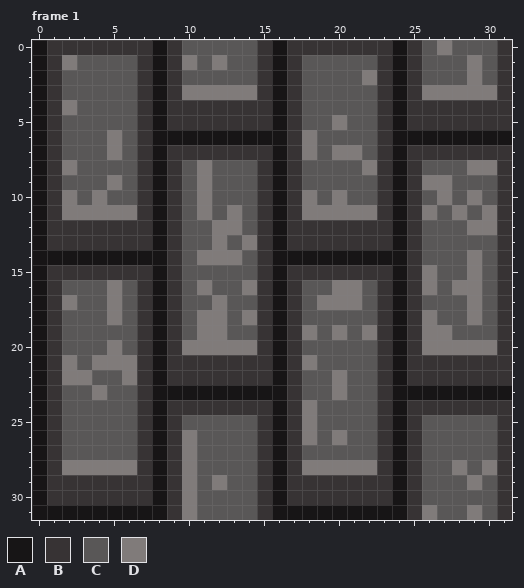
Pixel-art file: Assets/Sprites/Aseprite/Floor.aseprite. The picture above was drawn from the file before the commit.
32x32 pixels, 5 frames. Colours within 5 levels of each other are drawn and written as one. Shown: frame 1. The commit also changed other frames, which this record leaves out.
Palette (. is transparent): A #171516  B #373334  C #595757  D #807b7a
Once edited:
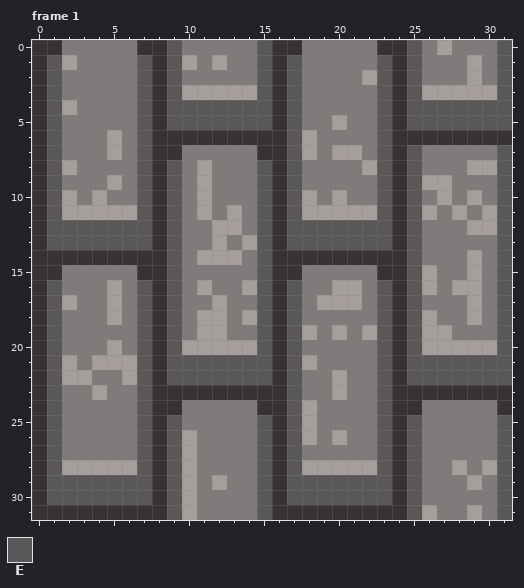
Colours new in this view: E #595757
Diff:
Colour C changes from #595757 to #807b7a.
Colour D changes from #807b7a to #a69e9a.
Frame 1:
Colour B replaces colour A in rows 0 to 5 at x 0, 8, 16 and 24; in row 6 at x 0, 8 to 16 and 24 to 31; in rows 7 to 13 at x 0, 8, 16 and 24; in row 14 at x 0 to 8 and 16 to 24; in rows 15 to 22 at x 0, 8, 16 and 24; in row 23 at x 0, 8 to 16 and 24 to 31.
Colour B replaces colour A in rows 24 to 30 at x 0, 8, 16 and 24; in row 31 at x 0 to 8 and 16 to 24.
Colour C replaces colour B in row 0 at x 2 to 6 and 18 to 22; in row 7 at x 10 to 14 and 26 to 30; in row 15 at x 2 to 6 and 18 to 22; in row 24 at x 10 to 14 and 26 to 30.
Colour E replaces colour B in row 0 at x 9, 15, 25 and 31; in rows 1 to 3 at x 1, 7, 9, 15, 17, 23, 25 and 31; in rows 4 to 5 at x 1, 7, 9 to 15, 17, 23 and 25 to 31; in row 6 at x 1, 7, 17 and 23; in row 7 at x 1, 7, 17, 23, 25 and 31; in rows 8 to 11 at x 1, 7, 9, 15, 17, 23, 25 and 31.
Colour E replaces colour B in rows 12 to 13 at x 1 to 7, 9, 15, 17 to 23, 25 and 31; in rows 14 to 15 at x 9, 15, 25 and 31; in rows 16 to 20 at x 1, 7, 9, 15, 17, 23, 25 and 31; in rows 21 to 22 at x 1, 7, 9 to 15, 17, 23 and 25 to 31; in rows 23 to 24 at x 1, 7, 17 and 23; in rows 25 to 28 at x 1, 7, 9, 15, 17, 23, 25 and 31.
Colour E replaces colour B in rows 29 to 30 at x 1 to 7, 9, 15, 17 to 23, 25 and 31; in row 31 at x 9, 15, 25 and 31.
